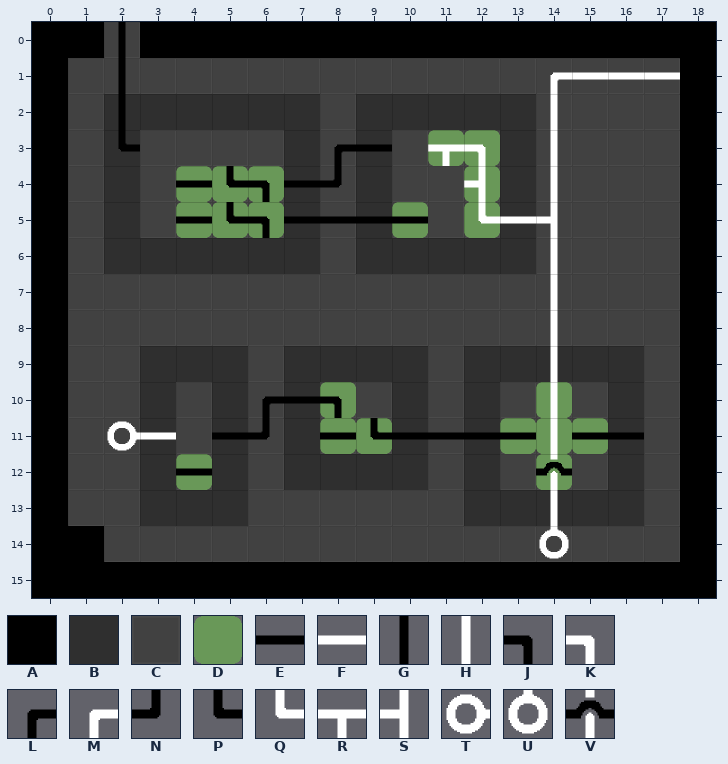
Level history. Tiled map: tiled-assets/map.tmx. Above: the version before the commit.
Cells are 64x64 px. Shown: x 0..18, y 0..15.
Key: from "background": A 0, B 1, C 2; from "blocks": D 0; from "wires": E 0, F 1, G 2, H 3, J 6, K 7, L 8, M 9, N 10, P 12, Q 13, R 15, S 21, T 23, U 25, V 33.
_ is an empty cell, # one hidden under a higher layer.
Layer "Background" before, first column x 0:
 0 AACAAAAAAAAAAAAAAAA
 1 ACCCCCCCCCCCCCCCCCA
 2 ACBBBBBBCBBBBBCCCCA
 3 ACBCCCCBCBCCCBCCCCA
 4 ACBCCCCBCBCCCBCCCCA
 5 ACBCCCCBCBCCCBCCCCA
 6 ACBBBBBBCBBBBBCCCCA
 7 ACCCCCCCCCCCCCCCCCA
 8 ACCCCCCCCCCCCCCCCCA
 9 ACCBBBCBBBBCBBBBBCA
10 ACCBCBCBCCBCBCCCBCA
11 ACCBCBCBCCBCBCCCBCA
12 ACCBCBCBBBBCBCCCBCA
13 ACCBBBCCCCCCBBBBBCA
14 AACCCCCCCCCCCCCCCCA
15 AAAAAAAAAAAAAAAAAAA
Layer "Blocks" before, first column x 0:
 0 ___________________
 1 ___________________
 2 ___________________
 3 ___________DD______
 4 ____DDD_____D______
 5 ____DDD___D_D______
 6 ___________________
 7 ___________________
 8 ___________________
 9 ___________________
10 ________D_____D____
11 ________DD___DDD___
12 ____D_________D____
13 ___________________
14 ___________________
15 ___________________
Layer "Wires" before, first column x 0:
 0 __G________________
 1 __G___________MFFF_
 2 __G___________H____
 3 __P_____LE_RK_H____
 4 ____EPJEN___S_H____
 5 ____EPJEEEE_QFS____
 6 ______________H____
 7 ______________H____
 8 ______________H____
 9 ______________H____
10 ______LEJ_____H____
11 __TF_EN_EPEEEEHEE__
12 ____E_________V____
13 ______________H____
14 ______________U____
15 ___________________
New version:
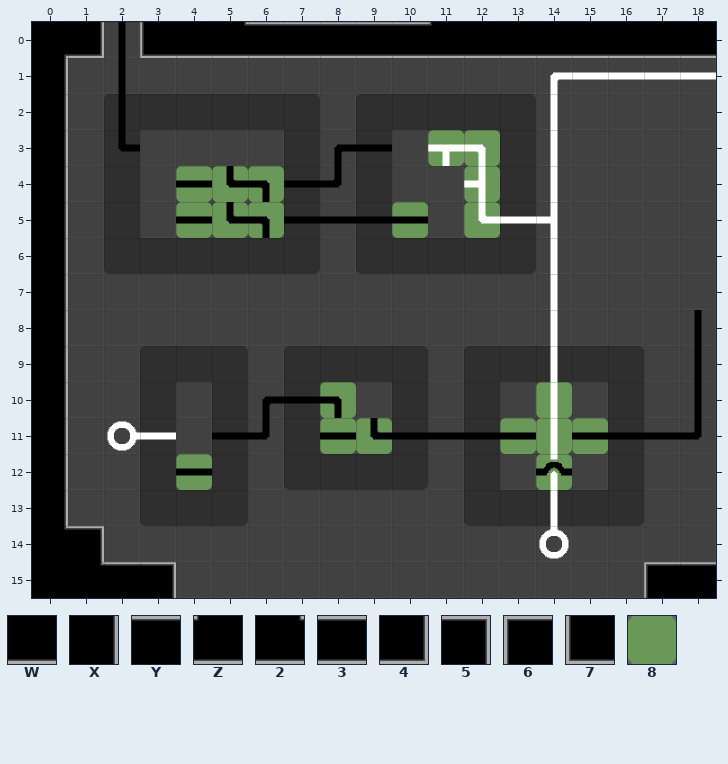
Further tiles: from "Background": W 7, X 8, Y 9, Z 11, 2 15, 3 20, 4 21, 5 22, 6 23, 7 24; from "blocks": 8 97.
Tiles of an added or newly shown layer are drawn over the layers below it.
Change:
Layer "Background":
y 0: x 1 A -> #; x 3..18 AAAAAAAAAAAAAAAA -> ################
y 1..13: x 0 A -> #; x 18 A -> C
y 14: x 1 A -> #; x 18 A -> C
y 15: x 2..18 AAAAAAAAAAAAAAAAA -> ##CCCCCCCCCCCCC##
Layer "Stage" (added):
y 0: x 1 _ -> 4; x 3..18 ________________ -> 7W233333ZWWWWWWW
y 1..13: x 0 _ -> X
y 14: x 1 _ -> 5
y 15: x 2..3 __ -> Y5; x 17..18 __ -> 6Y
Layer "Blocks":
y 3: x 11..12 DD -> 88
y 4: x 4..6 DDD -> 888; x 12 D -> 8
y 5: x 4..6 DDD -> 888; x 10 D -> 8; x 12 D -> 8
y 10: x 8 D -> 8; x 14 D -> 8
y 11: x 8..9 DD -> 88; x 13..15 DDD -> 888
y 12: x 4 D -> 8; x 14 D -> 8
Layer "Wires":
y 1: x 18 _ -> F
y 8..10: x 18 _ -> G
y 11: x 17..18 __ -> EN
Where, in picture pixels (left, top, right, bottom), the same in both pictures:
changed: (64, 22, 716, 598)
